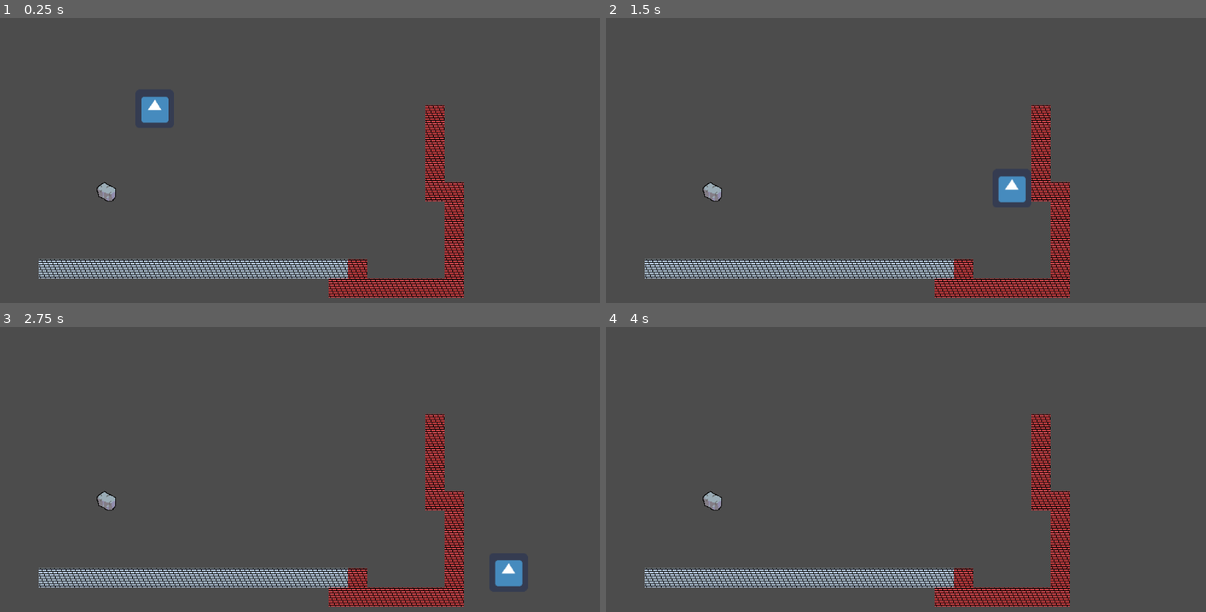
Above: before the commit, frames 1-4 (two rows, left to right).
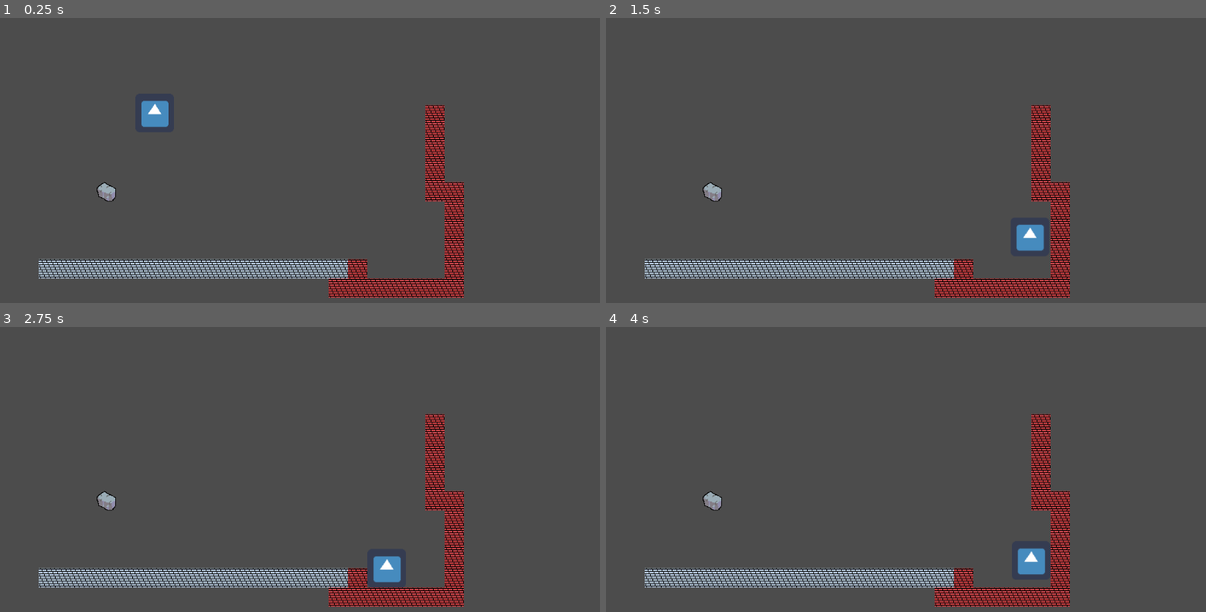
Above: after the commit, the same moments.

Repository: Tiggles/Github-Gameoff-2019
Game: Godot game, scene res://Main.tscn
Two runs of this game, one before a commit and one after it. Both use one fixed random seed, a clock stepped at 60 frames per second and the inputs below. The engine's default icon, where the game draws it, is replaced by a stand-in: a white triangle on a blue panel in a dark square.
Inputs:
- Up to frame 1 (0.25 s): no input
- Up to frame 2 (1.5 s): hold Right (ui_right) from 0.53 s (still down); tap Up (ui_up) at 0.77 s
- Up to frame 3 (2.75 s): tap Up (ui_up) at 1.52 s; release Right (ui_right) at 2.03 s; hold Left (ui_left) from 2.03 s (still down)
- Up to frame 4 (4 s): release Left (ui_left) at 2.78 s; hold Right (ui_right) from 2.78 s (still down); tap Up (ui_up) at 3.02, 3.77 s

The runs differ from the first frame. In frame 1, 0.2% of the frame differs, in the area x 23-29%, y 27-39%; in frame 2, 0.9%, in the area x 65-74%, y 55-82%; in frame 3, 0.8%; in frame 4, 0.4%.

Commit message:
Start falling when hitting ceiling

Diff:
--- a/GGGG/Main.tscn
+++ b/GGGG/Main.tscn
@@ -3,16 +3,16 @@
 [ext_resource path="res://Player.tscn" type="PackedScene" id=1]
 [ext_resource path="res://tilemap.png" type="Texture" id=2]
 
+[sub_resource type="ConvexPolygonShape2D" id=1]
+points = PoolVector2Array( 0, 0, 32, 0, 32, 32, 0, 32 )
+
+[sub_resource type="ConvexPolygonShape2D" id=2]
+points = PoolVector2Array( 0, 0, 32, 0, 32, 32, 0, 32 )
+
 [sub_resource type="ConvexPolygonShape2D" id=3]
 points = PoolVector2Array( 0, 0, 32, 0, 32, 32, 0, 32 )
 
-[sub_resource type="ConvexPolygonShape2D" id=4]
-points = PoolVector2Array( 0, 0, 32, 0, 32, 32, 0, 32 )
-
-[sub_resource type="ConvexPolygonShape2D" id=5]
-points = PoolVector2Array( 0, 0, 32, 0, 32, 32, 0, 32 )
-
-[sub_resource type="TileSet" id=2]
+[sub_resource type="TileSet" id=4]
 0/name = "tilemap.png 0"
 0/texture = ExtResource( 2 )
 0/tex_offset = Vector2( 0, 0 )
@@ -66,10 +66,11 @@
 
 [node name="Player" parent="." instance=ExtResource( 1 )]
 position = Vector2( 256, 168 )
+fall_acceleration = 75
 jump_velocity = 1200
 
 [node name="TileMap" type="TileMap" parent="."]
-tile_set = SubResource( 2 )
+tile_set = SubResource( 4 )
 cell_size = Vector2( 32, 32 )
 format = 1
 tile_data = PoolIntArray( 524310, 2, 0, 589846, 2, 0, 655382, 2, 0, 720918, 2, 0, 786437, 0, 0, 786454, 2, 0, 786455, 2 …(422 unchanged characters)…
--- a/GGGG/Player.gd
+++ b/GGGG/Player.gd
@@ -29,7 +29,11 @@
 func get_input(delta: float) -> void:
 	# Is touching wall or floor
 	var is_touching = self.is_on_floor() or self.is_on_wall()
+
 	var curr_mvmt_accl = movement_acceleration if is_touching else movement_acceleration / 2
+
+	if is_on_ceiling():
+		self.velocity.y = 1
 
 	if Input.is_action_pressed("ui_right"):
 		velocity.x = max(min(velocity.x + curr_mvmt_accl, max_movement_speed), -max_movement_speed)
Not shown: 3 places in GGGG/Main.tscn that only renumber resources
